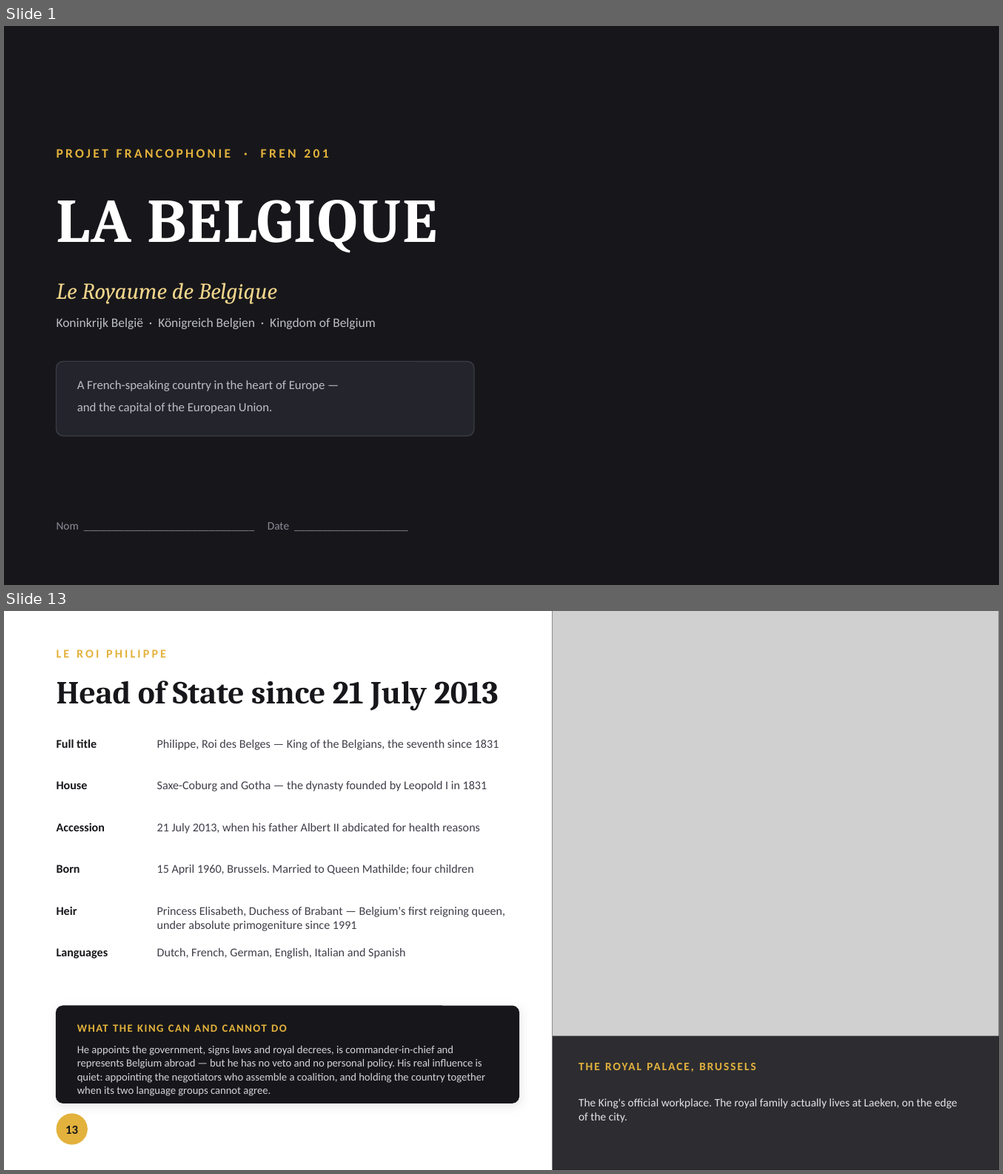
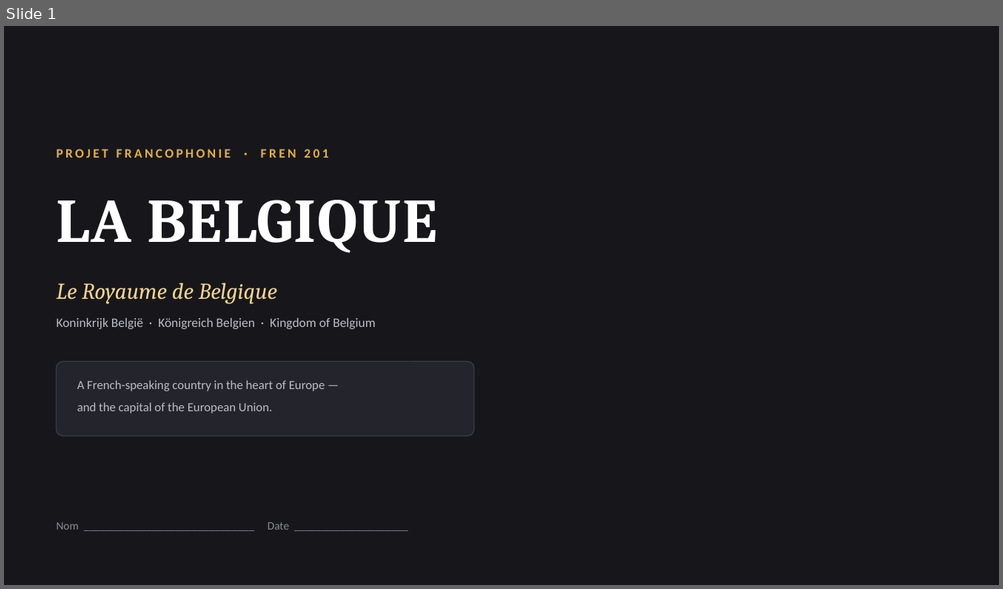
Before and after one commit to zman300z/BOYNT-WORK, a slide deck: fren201-belgium/La_Belgique_FREN201.pptx. Shown one above the other, each under a label of ours: slides 1 and 13 before the commit, slide 1 after it; the slides between them are not shown. The pictures are 1003x1174 and 1003x589 pixels, drawn with LibreOffice and Linux fonts; fonts in the diff are those of the drawing; grey boxes stand for pictures; background and template pictures are left out. Boxes give left, top, right and bottom in pixels: in the first picture for what was removed or moved away, otherwise in the second. Text is boxed around its words. In the diff, an @@ line names an element or a change of style, - is before the commit and + after.

```diff
--- a/fren201-belgium/La_Belgique_FREN201.pptx
+++ b/fren201-belgium/La_Belgique_FREN201.pptx
@@ slide 13 removed at (x1=4, y1=611, x2=999, y2=1170), background #FFFFFF @@
@@ picture removed at (x1=552, y1=611, x2=999, y2=1170) @@
@@ text removed at (x1=57, y1=649, x2=166, y2=658) @@
-LE ROI PHILIPPE
@@ text removed at (x1=57, y1=681, x2=498, y2=711) @@
-Head of State since 21 July 2013
@@ text removed at (x1=57, y1=739, x2=96, y2=748) @@
-Full title
@@ text removed at (x1=157, y1=740, x2=499, y2=750) @@
-Philippe, Roi des Belges — King of the Belgians, the seventh since 1831
@@ text removed at (x1=57, y1=781, x2=88, y2=789) @@
-House
@@ text removed at (x1=157, y1=781, x2=487, y2=792) @@
-Saxe-Coburg and Gotha — the dynasty founded by Leopold I in 1831
@@ text removed at (x1=57, y1=823, x2=105, y2=832) @@
-Accession
@@ text removed at (x1=157, y1=823, x2=480, y2=834) @@
-21 July 2013, when his father Albert II abdicated for health reasons
@@ text removed at (x1=57, y1=865, x2=80, y2=873) @@
-Born
@@ text removed at (x1=157, y1=865, x2=474, y2=875) @@
-15 April 1960, Brussels. Married to Queen Mathilde; four children
@@ text removed at (x1=57, y1=906, x2=77, y2=915) @@
-Heir
@@ text removed at (x1=157, y1=907, x2=505, y2=931) @@
-Princess Elisabeth, Duchess of Brabant — Belgium's first reigning queen, under absolute primogeniture since 1991
@@ text removed at (x1=57, y1=948, x2=108, y2=959) @@
-Languages
@@ text removed at (x1=157, y1=948, x2=405, y2=959) @@
-Dutch, French, German, English, Italian and Spanish
@@ rounded rectangle removed at (x1=57, y1=1006, x2=519, y2=1103) @@
@@ text removed at (x1=77, y1=1019, x2=498, y2=1038) @@
-WHAT THE KING CAN AND CANNOT DO
@@ text removed at (x1=77, y1=1046, x2=485, y2=1096) @@
-He appoints the government, signs laws and royal decrees, is commander-in-chief and represents Belgium abroad — but he has no veto and no personal policy. His real influence is quiet: appointing the negotiators who assemble a coalition, and holding the country together when its two language groups cannot agree.
@@ rectangle removed at (x1=552, y1=1037, x2=999, y2=1170) @@
@@ text removed at (x1=578, y1=1056, x2=967, y2=1076) @@
-THE ROYAL PALACE, BRUSSELS
@@ text removed at (x1=578, y1=1099, x2=957, y2=1123) @@
-The King's official workplace. The royal family actually lives at Laeken, on the edge of the city.
@@ ellipse removed at (x1=57, y1=1114, x2=88, y2=1145) @@
@@ text removed at (x1=65, y1=1126, x2=78, y2=1134) @@
-13
```
Also in this commit, not shown: 14 slides changed, 1 slide added, 5 other slides removed, 4 other files.
